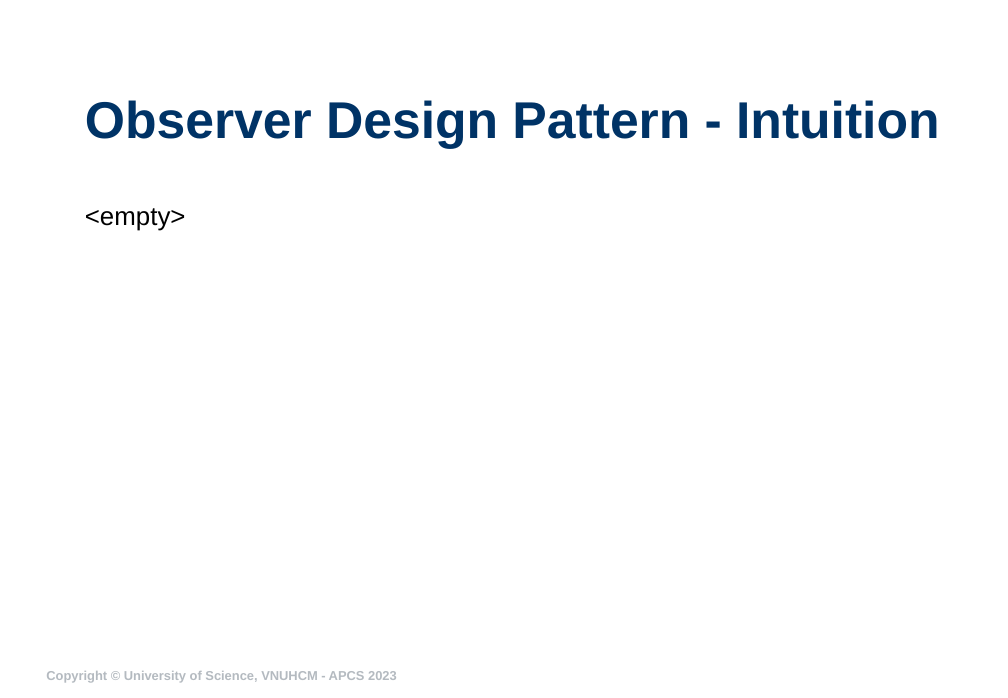
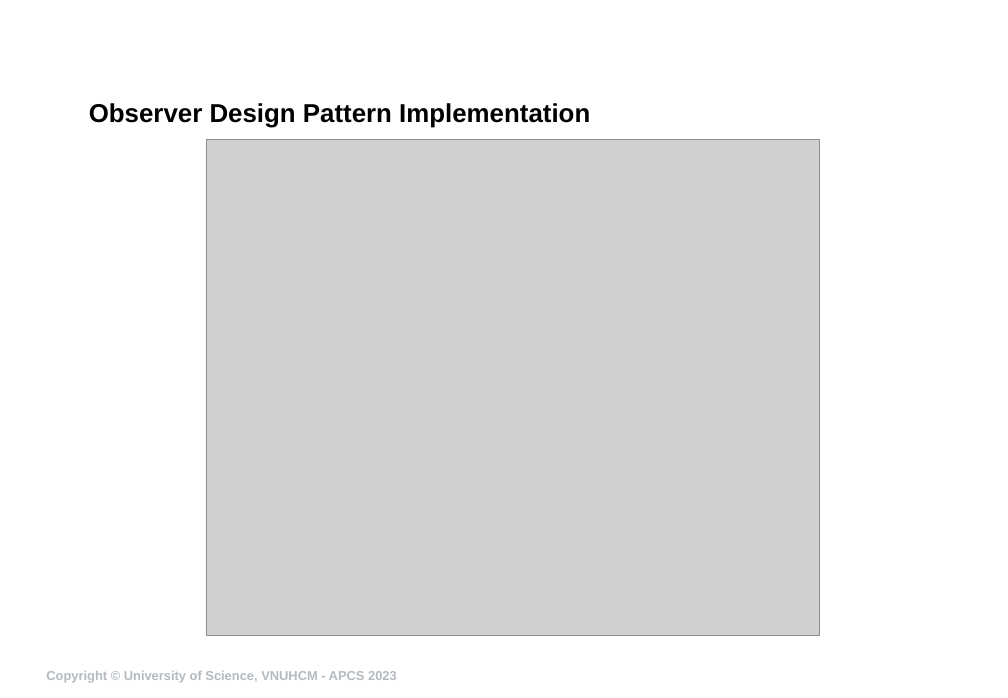
Before and after one commit to ndmhuy/DesignPatternsGroup52, a slide deck: slide 15 of Observer/presentation/ObserverG52.pptx (slide 7 before the commit). Drawn at 1008x698 pixels with LibreOffice and Linux fonts; fonts in the diff are those of the drawing; grey boxes stand for pictures; background and template pictures are left out. Boxes give left, top, right and bottom in pixels: in the first picture for what was removed or moved away, otherwise in the second. Text is boxed around its words. In the diff, an @@ line names an element or a change of style, - is before the commit and + after.

```diff
--- a/Observer/presentation/ObserverG52.pptx
+++ b/Observer/presentation/ObserverG52.pptx
@@ text at <box>89,103,590,128</box>: text changed; size 40 to 20 pt; text colour #003366 to #000000 @@
-Observer Design Pattern - Intuition
+Observer Design Pattern Implementation
@@ picture added at <box>207,140,820,636</box> @@
@@ text removed at <box>85,208,186,231</box> @@
-<empty>
```
Also in this commit, not shown: 12 other slides changed, 17 slides added, 29 other files.
